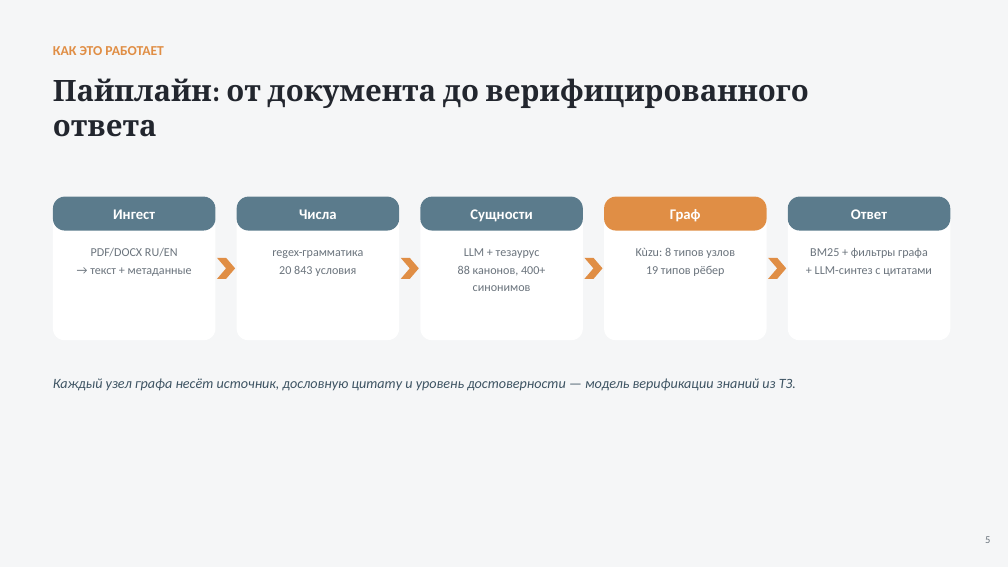
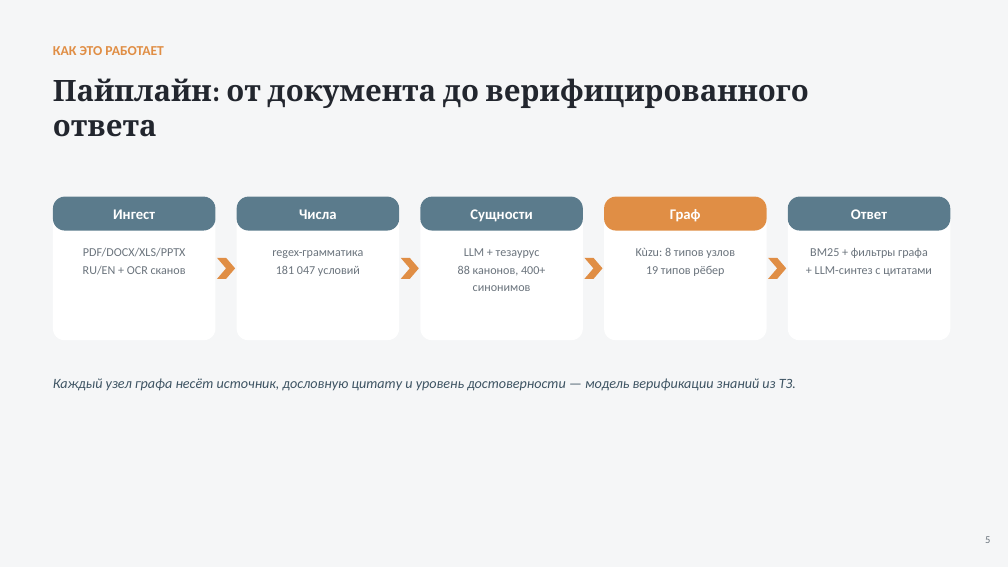
Before and after one commit to CatPawsCoder/Nornickel_aI_science_hack, a slide deck: slide 5 of presentation/nauchny-klubok.pptx. Drawn at 1008x567 pixels with LibreOffice and Linux fonts; fonts in the diff are those of the drawing. Boxes give left, top, right and bottom in pixels: in the first picture for what was removed or moved away, otherwise in the second. Text is boxed around its words. In the diff, an @@ line names an element or a change of style, - is before the commit and + after.

Commit message:
Полный корпус: 2090 документов, 181k условий, OCR на GPU, 3 LLM-провайдера
- Распаковка 4.7GB архива (1453 файла + вложенные zip): pdf/docx/pptx/xls
- ingest_full.py: масштабный ингест всех форматов
- ingest_ocr.py: OCR 5 сканов через easyocr на RTX 5090
- build_graph_mp.py: параллельная сборка графа (22 процесса, 112с вместо часов)
- GigaChat как 3-й LLM-провайдер (TLS через корневой сертификат НУЦ Минцифры)
- Капы против биржевых XLS-таблиц (шум) и гигантских журналов
- Обновлены README и презентация под новый масштаб

```diff
--- a/presentation/nauchny-klubok.pptx
+++ b/presentation/nauchny-klubok.pptx
@@ text at <box>83,248,186,275</box>: text changed @@
-PDF/DOCX RU/EN
-→ текст + метаданные
+PDF/DOCX/XLS/PPTX
+RU/EN + OCR сканов
@@ text at <box>276,266,360,276</box>: text changed @@
-20 843 условия
+181 047 условий
```
Also in this commit, not shown: 3 other slides changed, 16 other files.
